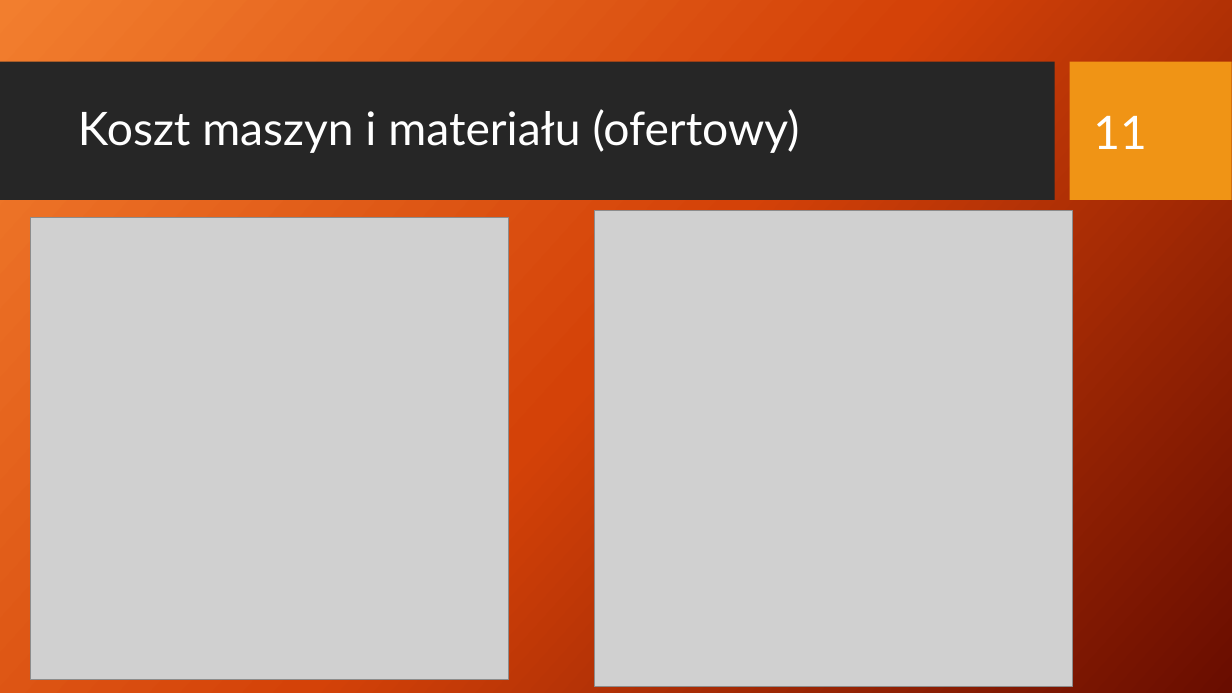
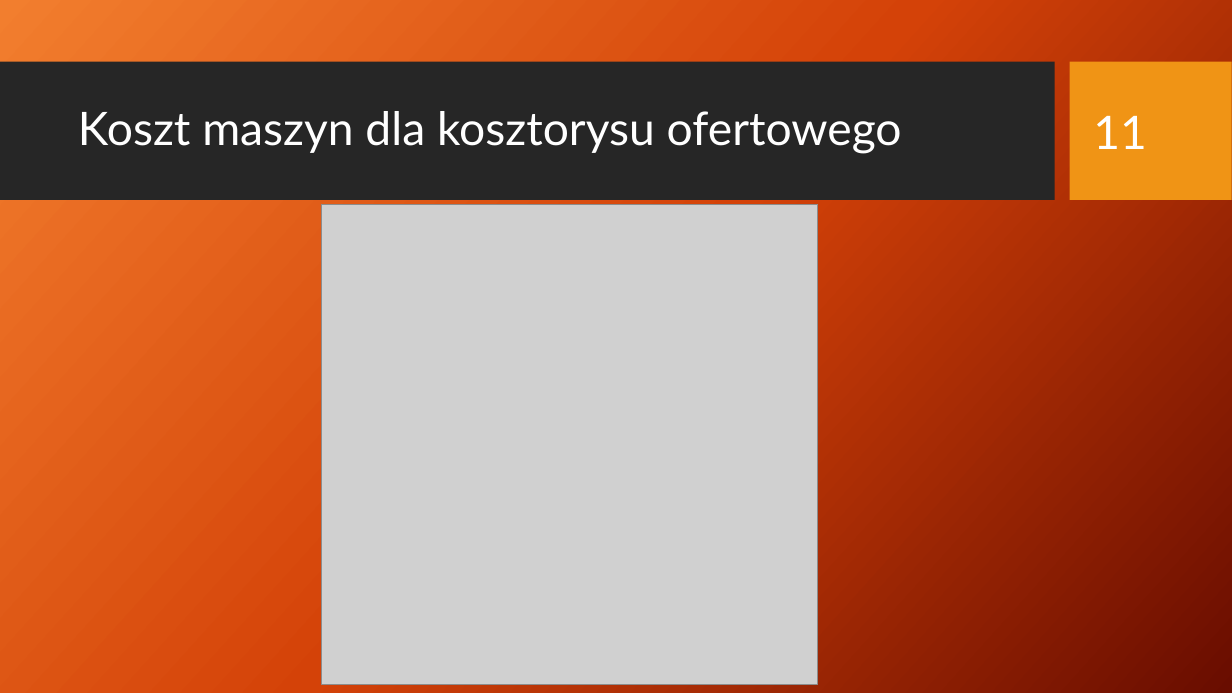
Before and after one commit to rudnickirobert/KWZP2021, a slide deck: slide 25 of Prezentacja_29.04.pptx. Drawn at 1232x693 pixels with LibreOffice and Linux fonts; fonts in the diff are those of the drawing; grey boxes stand for pictures; background and template pictures are left out. Boxes give left, top, right and bottom in pixels: in the first picture for what was removed or moved away, otherwise in the second. Text is boxed around its words. In the diff, an @@ line names an element or a change of style, - is before the commit and + after.

Commit message:
Prezentacja alg_kosztorys

```diff
--- a/Prezentacja_29.04.pptx
+++ b/Prezentacja_29.04.pptx
@@ title at (78,111,902,154): text changed @@
-Koszt maszyn i materiału (ofertowy)
+Koszt maszyn dla kosztorysu ofertowego
@@ picture added at (322,204,818,685) @@
@@ picture removed at (30,217,507,680) @@
@@ picture removed at (594,211,1072,687) @@
```
Also in this commit, not shown: 8 other slides changed, 7 slides added, 3 slides removed.
